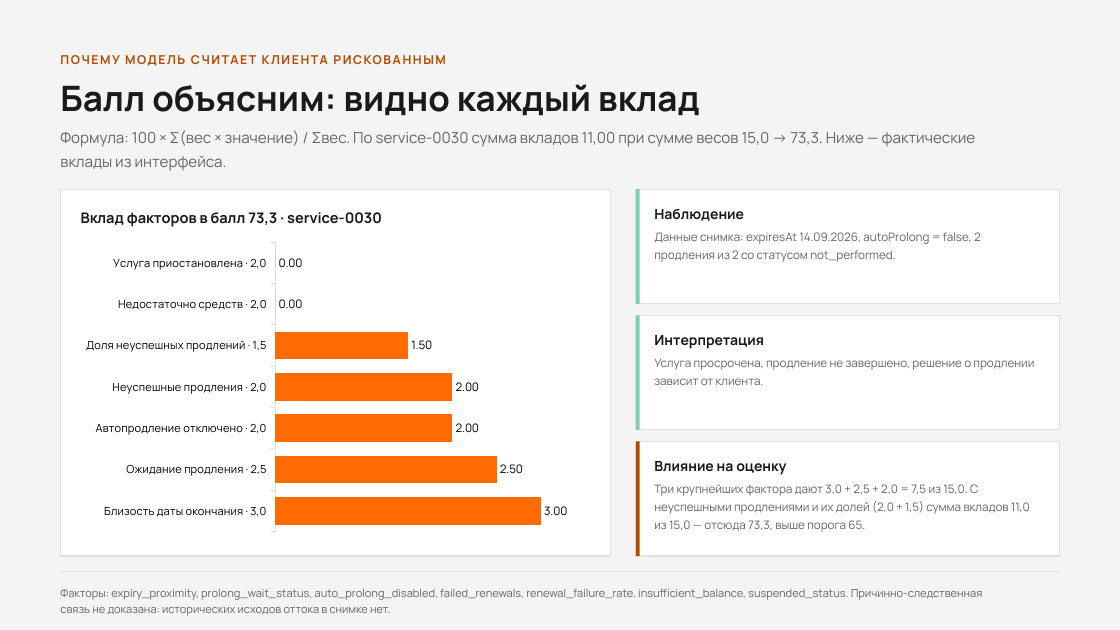
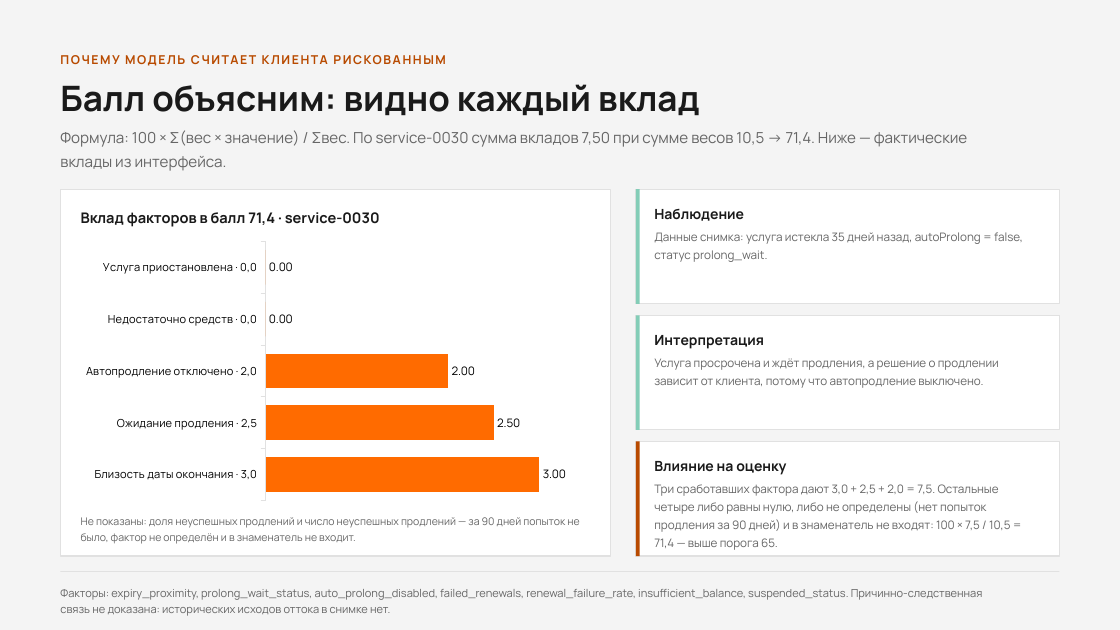
Before and after one commit to ForgeLabHub/ForgeAezaAnalizer, a slide deck: slide 5 of aeza_hackathon_osen_2026.pptx. Drawn at 1120x630 pixels with LibreOffice and Linux fonts; fonts in the diff are those of the drawing. Boxes give left, top, right and bottom in pixels: in the first picture for what was removed or moved away, otherwise in the second. Text is boxed around its words. In the diff, an @@ line names an element or a change of style, - is before the commit and + after.

```diff
--- a/aeza_hackathon_osen_2026.pptx
+++ b/aeza_hackathon_osen_2026.pptx
@@ text at <box>60,130,968,147</box>: text changed @@
-Формула: 100 × Σ(вес × значение) / Σвес. По service-0030 сумма вкладов 11,00 при сумме весов 15,0 → 73,3. Ниже — фактические
+Формула: 100 × Σ(вес × значение) / Σвес. По service-0030 сумма вкладов 7,50 при сумме весов 10,5 → 71,4. Ниже — фактические
@@ bar chart at <box>76,236,596,506</box> @@
-categories: Близость даты окончания · 3,0, Ожидание продления · 2,5, Автопродление отключено · 2,0, Неуспешные продления · 2,0, Доля неуспешных продлений · 1,5, Недостаточно средств · 2,0, Услуга приостановлена · 2,0
+categories: Близость даты окончания · 3,0, Ожидание продления · 2,5, Автопродление отключено · 2,0, Недостаточно средств · 0,0, Услуга приостановлена · 0,0
-Series 1: 3, 2.5, 2, 2, 1.5, 0, 0
+Series 1: 3, 2.5, 2, 0, 0
@@ bar chart: place and size @@
-bar chart at <box>76,236,596,538</box>
+bar chart at <box>76,236,596,506</box>
@@ text at <box>81,212,380,227</box>: text changed @@
-Вклад факторов в балл 73,3 · service-0030
+Вклад факторов в балл 71,4 · service-0030
@@ text at <box>654,232,1023,262</box>: text changed @@
-Данные снимка: expiresAt 14.09.2026, autoProlong = false, 2
-продления из 2 со статусом not_performed.
+Данные снимка: услуга истекла 35 дней назад, autoProlong = false,
+статус prolong_wait.
@@ text at <box>654,358,999,388</box>: text changed @@
-Услуга просрочена, продление не завершено, решение о продлении
-зависит от клиента.
+Услуга просрочена и ждёт продления, а решение о продлении
+зависит от клиента, потому что автопродление выключено.
@@ text at <box>654,484,1010,550</box>: text changed @@
-Три крупнейших фактора дают 3,0 + 2,5 + 2,0 = 7,5 из 15,0. С
-неуспешными продлениями и их долей (2,0 + 1,5) сумма вкладов 11,0
-из 15,0 — отсюда 73,3, выше порога 65.
+Три сработавших фактора дают 3,0 + 2,5 + 2,0 = 7,5. Остальные
+четыре либо равны нулю, либо не определены (нет попыток
+продления за 90 дней) и в знаменатель не входят: 100 × 7,5 / 10,5 =
+71,4 — выше порога 65.
@@ text added at <box>81,517,579,544</box>, 9 pt, text #666666 @@
+Не показаны: доля неуспешных продлений и число неуспешных продлений — за 90 дней попыток не
+было, фактор не определён и в знаменатель не входит.
```
Also in this commit, not shown: 5 other slides changed, 23 other files.
